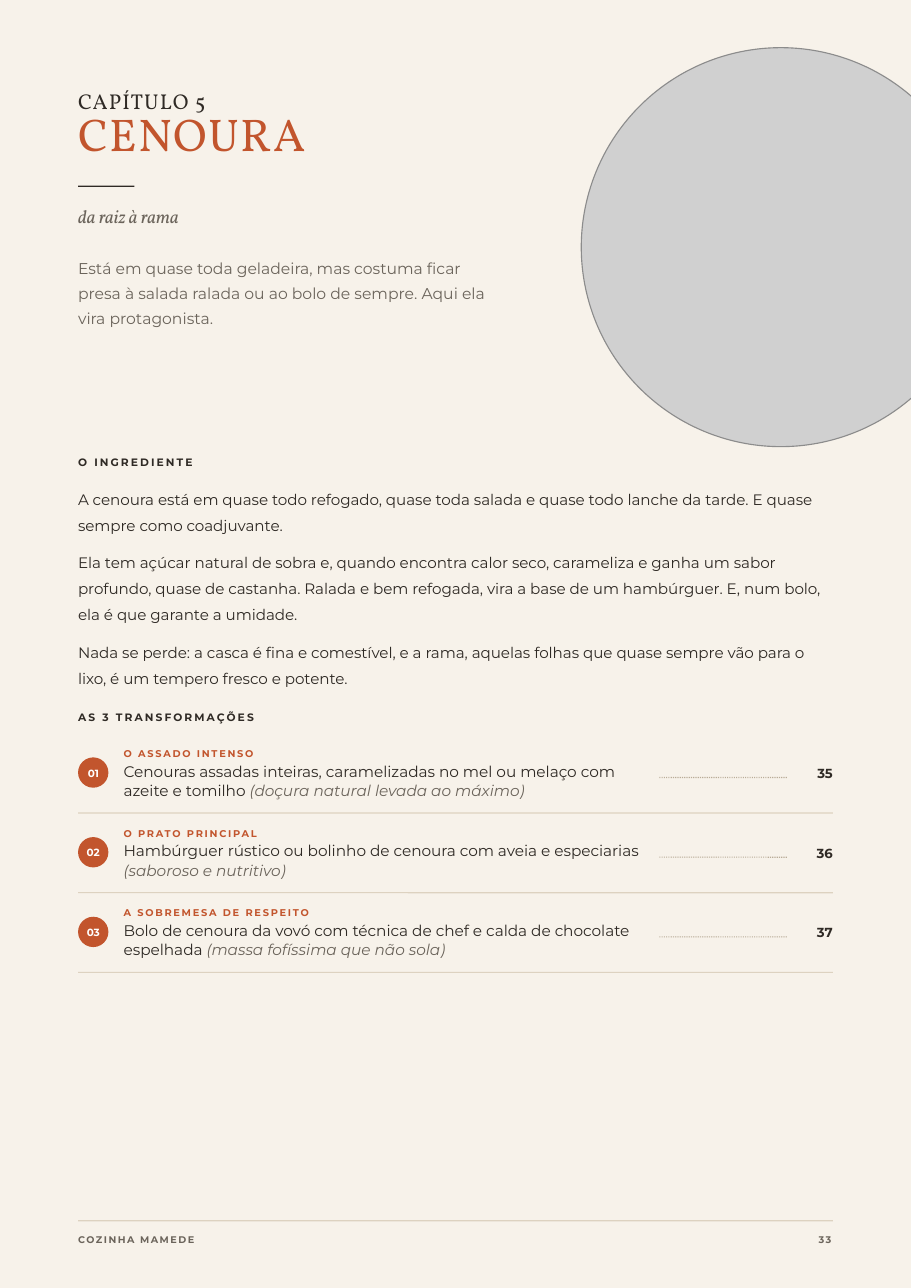
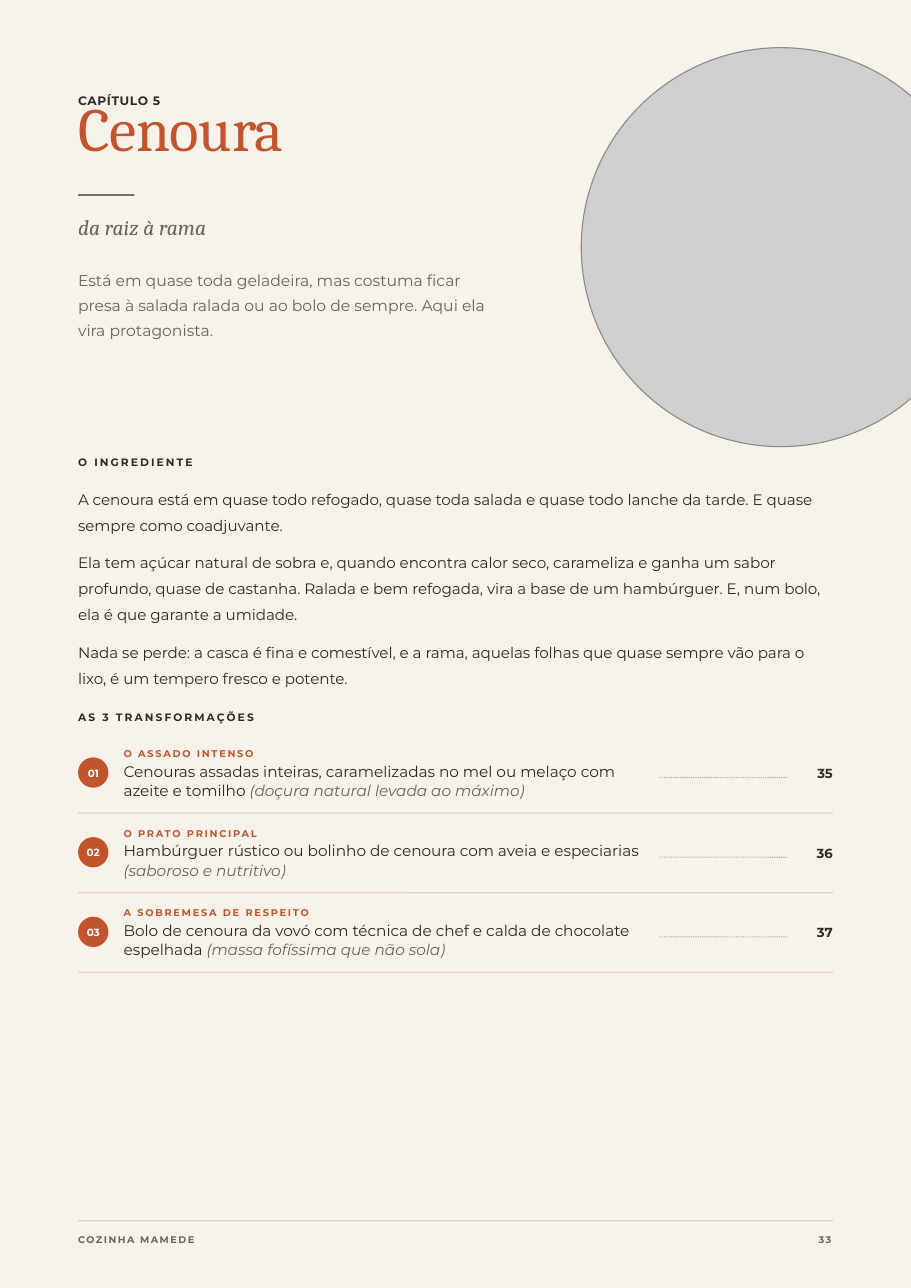
Before and after one commit to monelleayabamensah-hub/ebook-receitas, a slide deck: slide 33 of versoes/VERSAO COM FOTOGRAFIAS/Cozinha-Mamede-Canva.pptx. Drawn at 911x1288 pixels with LibreOffice and Linux fonts; fonts in the diff are those of the drawing; grey boxes stand for pictures. Boxes give left, top, right and bottom in pixels: in the first picture for what was removed or moved away, otherwise in the second. Text is boxed around its words. In the diff, an @@ line names an element or a change of style, - is before the commit and + after.

```diff
--- a/versoes/VERSAO COM FOTOGRAFIAS/Cozinha-Mamede-Canva.pptx
+++ b/versoes/VERSAO COM FOTOGRAFIAS/Cozinha-Mamede-Canva.pptx
@@ text at <box>78,95,284,152</box>: text changed; size 30 to 40 pt; font Vollkorn to Cambria @@
-CENOURA
+Cenoura
@@ text "CAPÍTULO 5" at <box>78,94,160,105</box>: size 14 to 8 pt, font Vollkorn to Montserrat, letter spacing 0.7 to 0.4 pt, bold on; line spacing 16.1pt to 11.2pt @@
@@ 2 texts, 1 rectangle: place and size @@
-2 texts, 1 rectangle at <box>78,186,485,327</box>
+2 texts, 1 rectangle at <box>78,195,485,339</box>
@@ text "da raiz à rama" at <box>78,220,206,235</box>: size 12 to 14 pt, font Vollkorn to Cambria; line spacing 15pt to 17.5pt @@
```
Also in this commit, not shown: 40 other slides changed, 19 other files.
